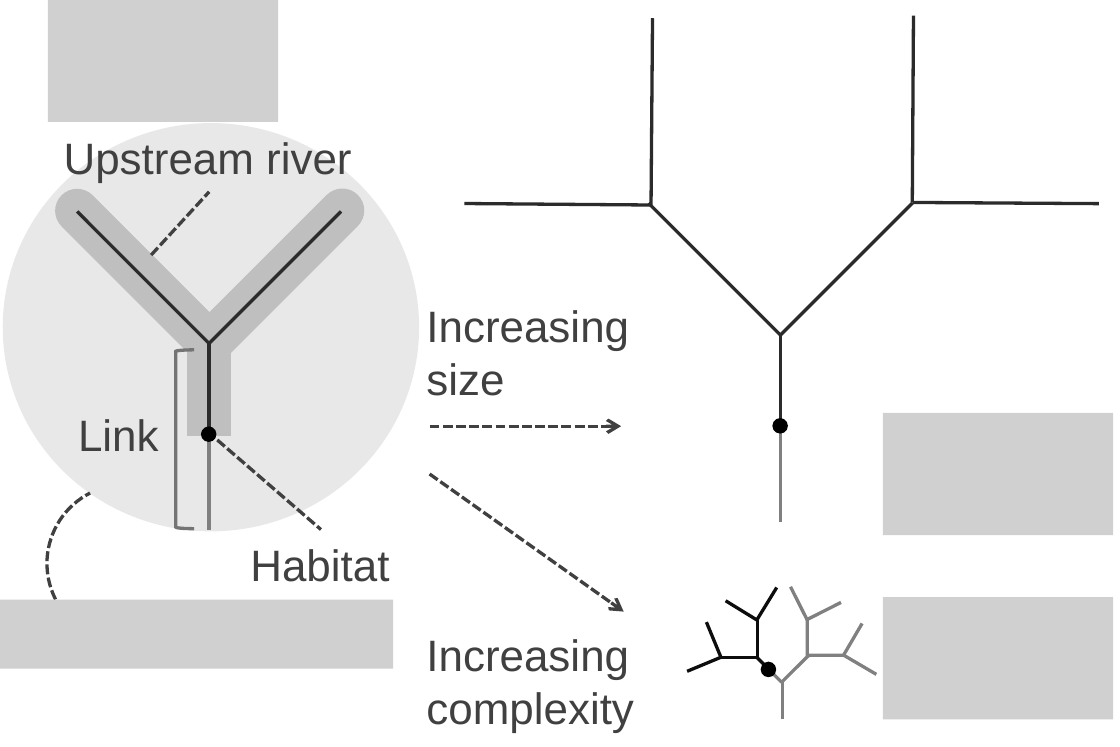
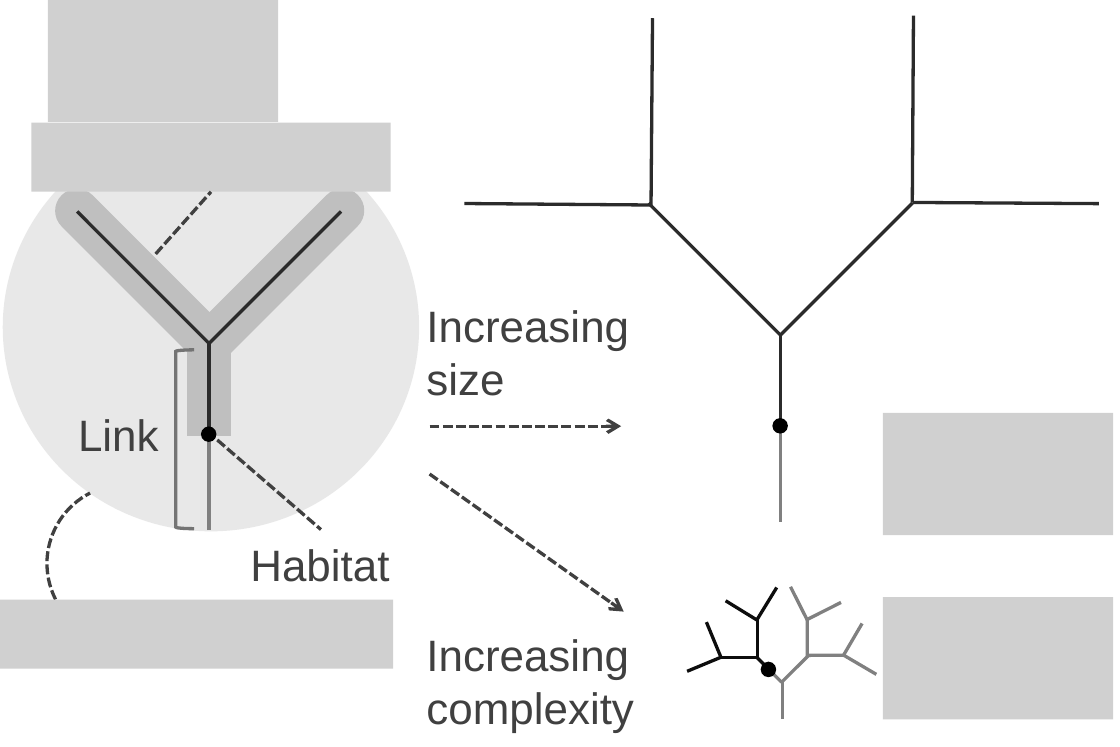
Before and after one commit to aterui/public-proj_fcl-river-synthesis, a slide deck: slide 1 of tex/figure.pptx. Drawn at 1120x747 pixels with LibreOffice and Linux fonts; fonts in the diff are those of the drawing; grey boxes stand for pictures. Boxes give left, top, right and bottom in pixels: in the first picture for what was removed or moved away, otherwise in the second. Text is boxed around its words. In the diff, an @@ line names an element or a change of style, - is before the commit and + after.

```diff
--- a/tex/figure.pptx
+++ b/tex/figure.pptx
@@ picture added at (32,123,390,193) @@
@@ text removed at (64,142,351,183) @@
-Upstream river
@@ line moved from (152, 254) - (209, 191) to (156, 254) - (212, 191) @@
```
Also in this commit, not shown: 4 other files.
